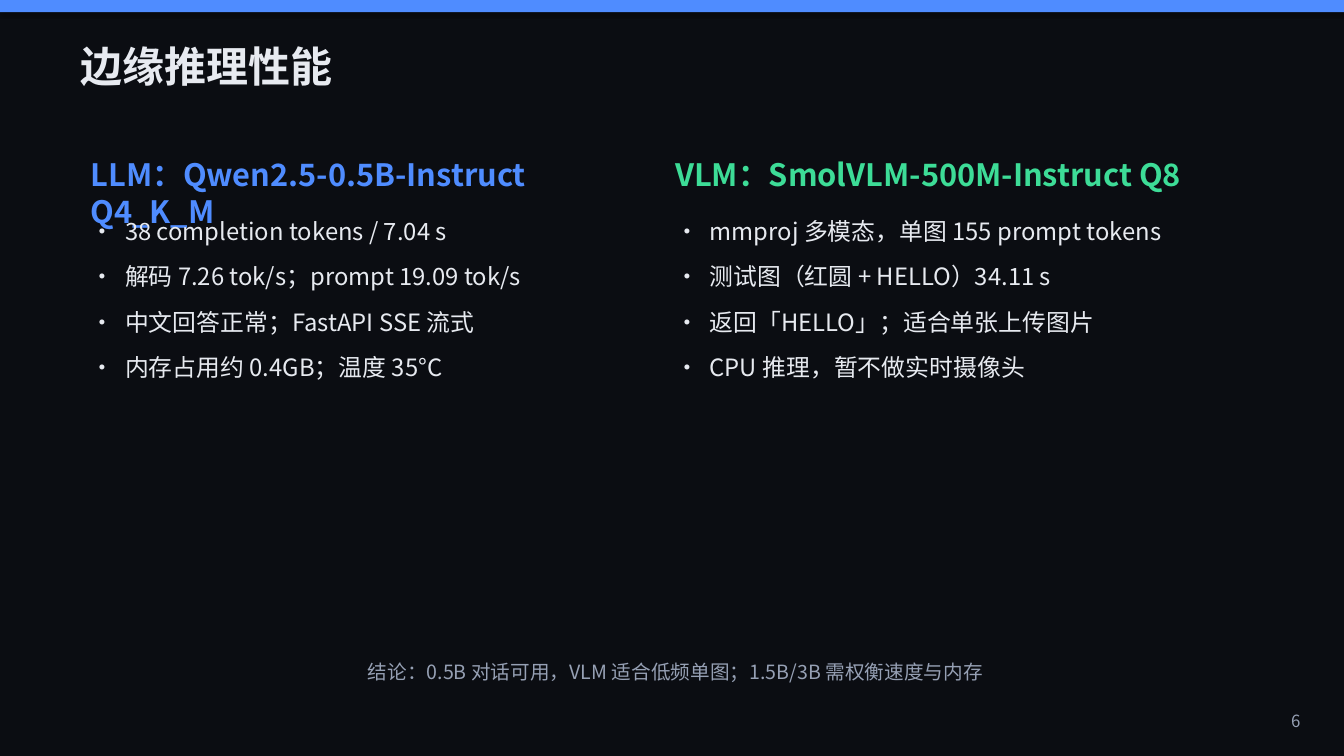
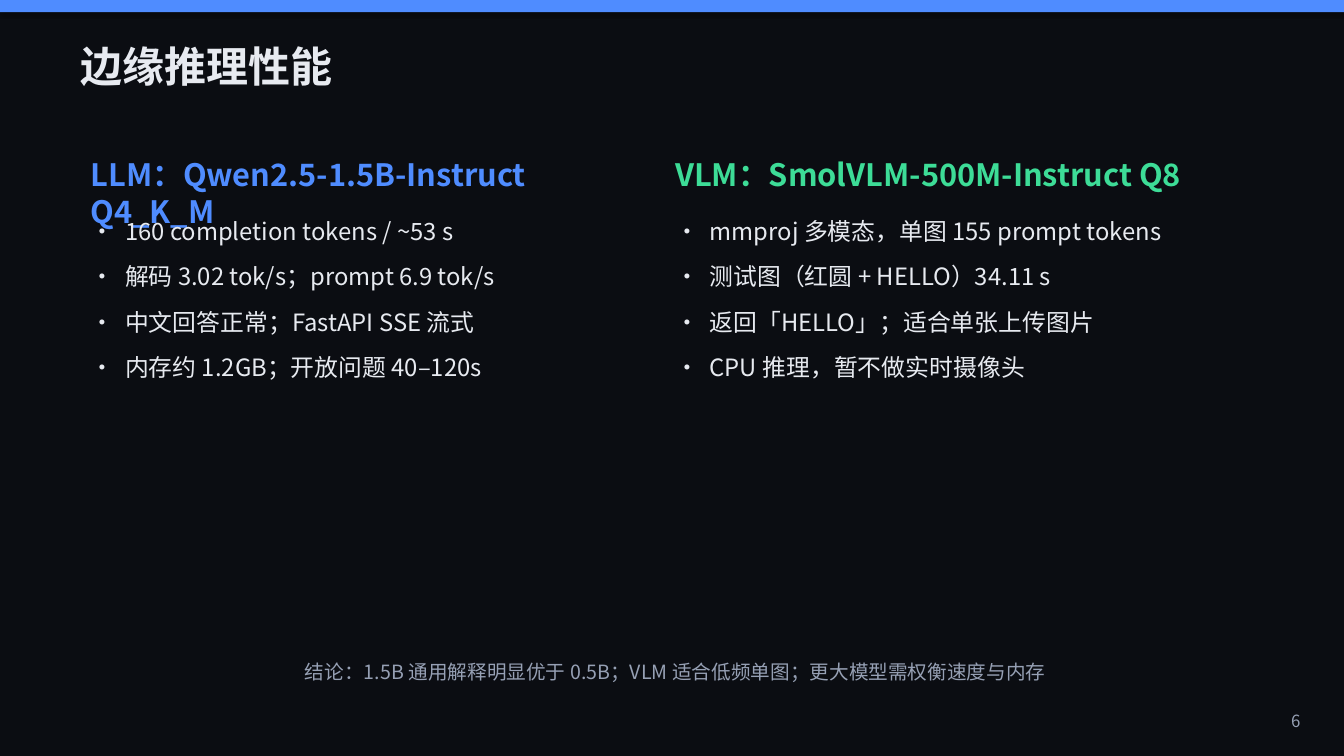
Before and after one commit to Apple-1814/Design-and-Implementation-of-an-Edge-Side-Multimodal-AI-Interaction-Terminal-Based-on-Raspberry-Pi-4, a slide deck: slide 6 of paper/答辩PPT.pptx. Drawn at 1344x756 pixels with LibreOffice and Linux fonts; fonts in the diff are those of the drawing. Boxes give left, top, right and bottom in pixels: in the first picture for what was removed or moved away, otherwise in the second. Text is boxed around its words. In the diff, an @@ line names an element or a change of style, - is before the commit and + after.

```diff
--- a/paper/答辩PPT.pptx
+++ b/paper/答辩PPT.pptx
@@ text at [91,162,526,232]: text changed @@
-LLM：Qwen2.5-0.5B-Instruct Q4_K_M
+LLM：Qwen2.5-1.5B-Instruct Q4_K_M
@@ text at [125,216,495,291]: text changed @@
-• 38 completion tokens / 7.04 s
-• 解码 7.26 tok/s；prompt 19.09 tok/s
+• 160 completion tokens / ~53 s
+• 解码 3.02 tok/s；prompt 6.9 tok/s
@@ text at [125,356,482,380]: text changed @@
-• 内存占用约 0.4GB；温度 35°C
+• 内存约 1.2GB；开放问题 40–120s
@@ text at [305,662,1045,682]: text changed @@
-结论：0.5B 对话可用，VLM 适合低频单图；1.5B/3B 需权衡速度与内存
+结论：1.5B 通用解释明显优于 0.5B；VLM 适合低频单图；更大模型需权衡速度与内存
```
Also in this commit, not shown: 3 other slides changed, 26 other files.
